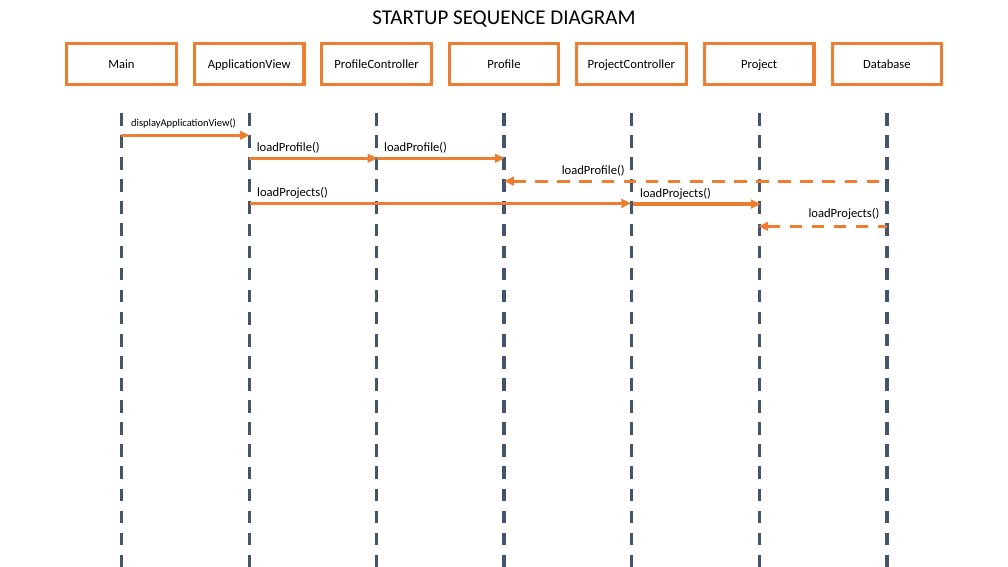
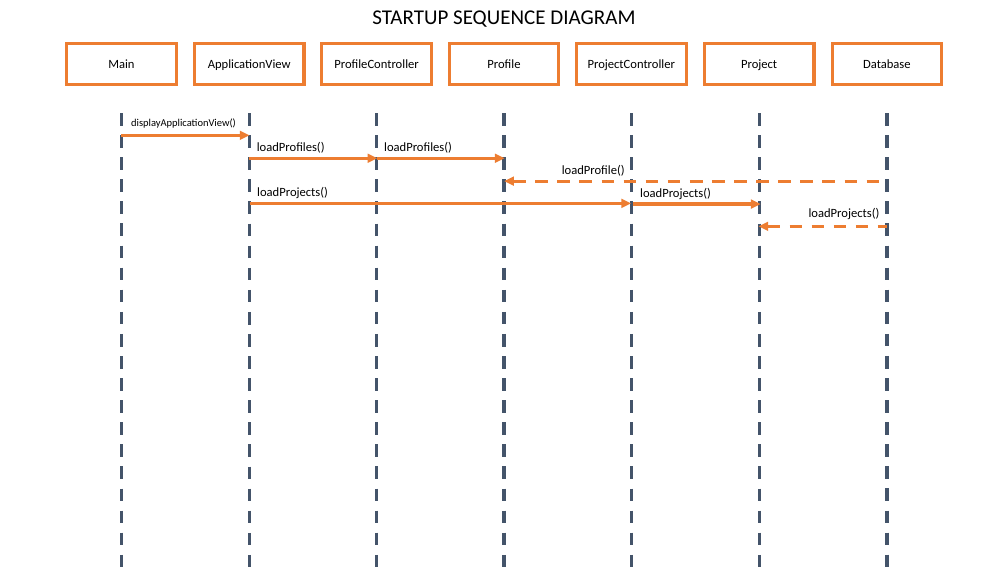
Before and after one commit to dgreen29/Creative-Tech-Brains, a slide deck: slide 2 of documentation/AppDesign.pptx. Drawn at 1008x567 pixels with LibreOffice and Linux fonts; fonts in the diff are those of the drawing. Boxes give left, top, right and bottom in pixels: in the first picture for what was removed or moved away, otherwise in the second. Text is boxed around its words. In the diff, an @@ line names an element or a change of style, - is before the commit and + after.

```diff
--- a/documentation/AppDesign.pptx
+++ b/documentation/AppDesign.pptx
@@ text at <box>257,142,325,153</box>: text changed @@
-loadProfile()
+loadProfiles()
@@ text at <box>384,142,452,153</box>: text changed @@
-loadProfile()
+loadProfiles()
```
Also in this commit, not shown: 2 other slides changed.
